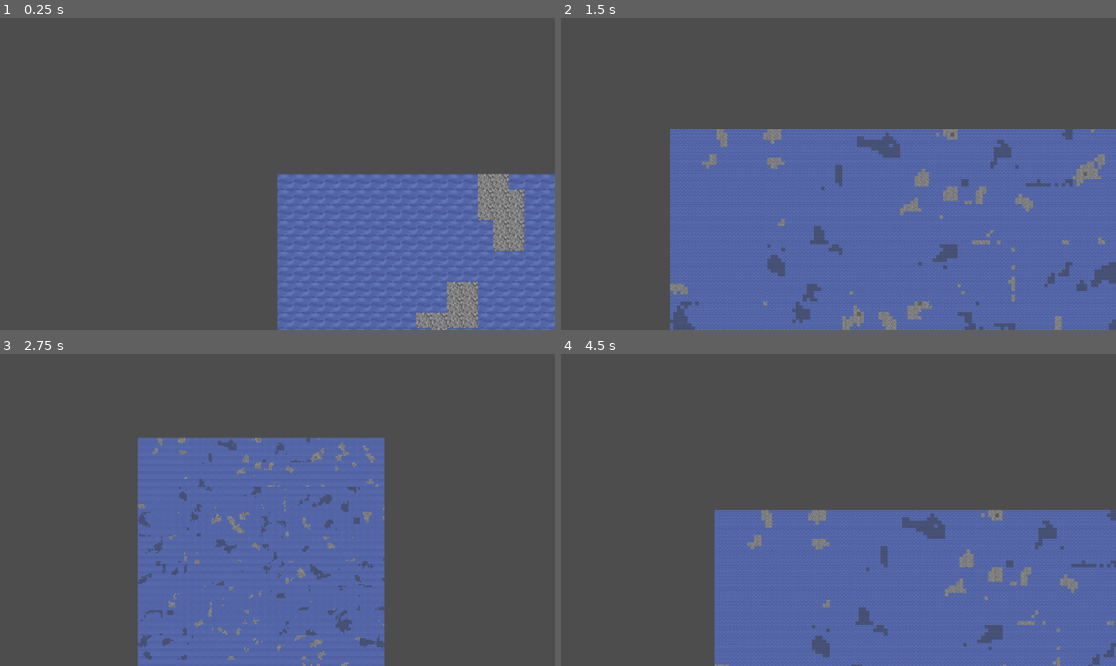
Above: before the commit, frames 1-4 (two rows, left to right).
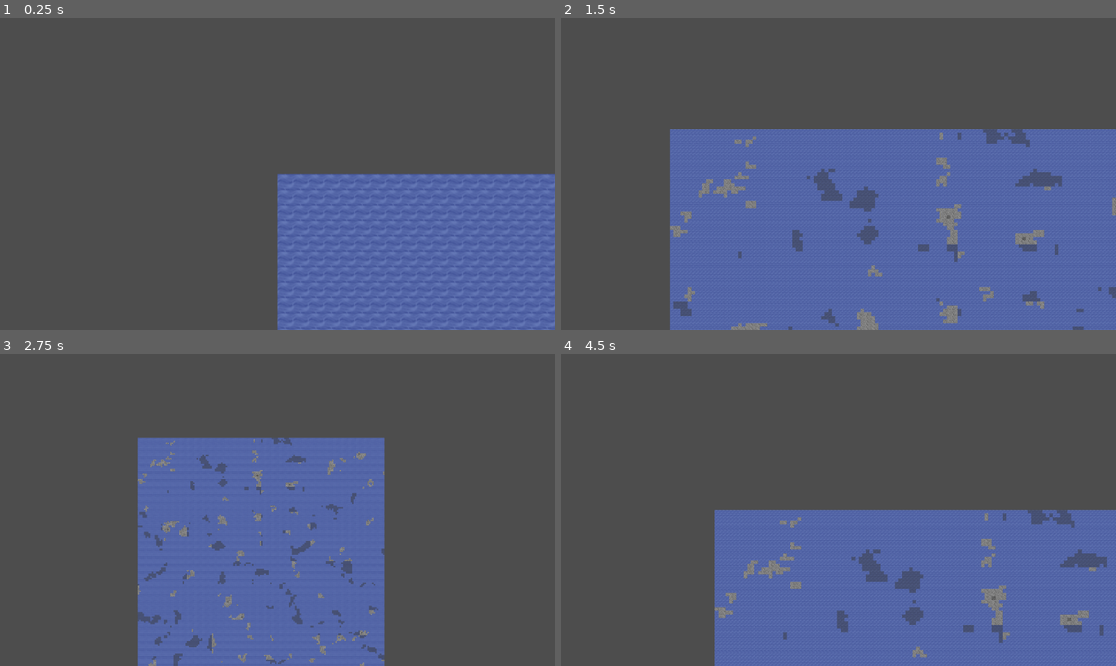
Above: after the commit, the same moments.

Repository: KN-Neuron/Neurogaming-wdrozenie-2026
Game: Godot game, scene res://World/Terrain/TerrainGenerator.tscn
The game is run twice, just before and just after one commit, with the same random seed, the same clock (stepped at 60 frames per second) and the same inputs. The project has no main scene, so this scene is started directly.
Inputs:
- Up to frame 1 (0.25 s): no input
- Up to frame 2 (1.5 s): tap Enter at 0.5 s; hold Right (ui_right) 0.53-1.28 s; hold E 0.53-1.28 s; hold Down (ui_down) from 1.28 s (still down); tap Q at 1.35 s
- Up to frame 3 (2.75 s): release Down (ui_down) at 2.03 s; hold Right (ui_right) from 2.03 s (still down); hold E from 2.03 s (still down)
- Up to frame 4 (4.5 s): release Right (ui_right) at 2.78 s; release E at 2.78 s; hold Up (ui_up) 2.78-3.53 s; tap Q at 2.85, 4.35 s; hold E 3.53-4.28 s; hold Left (ui_left) from 3.53 s (still down)

The runs differ from the first frame. In frame 1, 2.8% of the frame differs, in the area x 74-95%, y 49-100%; in frame 2, 8.0%, in the area x 19-100%, y 35-100%; in frame 3, 4.8%; in frame 4, 5.2%.

Commit message:
Refactor terrain generation logic to unify noise handling across island, rock, and sea chunks

Diff:
--- a/neuroship/World/Terrain/Chunks/chunk_simplex_island.gd
+++ b/neuroship/World/Terrain/Chunks/chunk_simplex_island.gd
@@ -2,12 +2,8 @@
 
 @export var terrain_tile_map_layer: TileMapLayer
 
-@export var map_width: int = 16
-@export var map_height: int = 16
-@export var noise_seed: int = randi()
-@export var noise_frequency: float = 0.05
-
-var _noise: FastNoiseLite
+@export var chunk_width: int = 16
+@export var chunk_height: int = 16
 
 const SAND_TILE := Vector2i(1, 0)
 const GRASS_TILE := Vector2i(6, 0)
@@ -16,24 +12,20 @@
 
 const SOURCE_ID := 0
 
-func _ready() -> void:
-	_noise = FastNoiseLite.new()
-	_noise.seed = noise_seed
-	_noise.noise_type = FastNoiseLite.TYPE_SIMPLEX
-	_noise.frequency = noise_frequency
-
-	generate_terrain()
-
-func generate_terrain() -> void:
+func generate_terrain_from_noise(global_noise: FastNoiseLite, chunk_grid_pos: Vector2i) -> void:
 	if not terrain_tile_map_layer:
 		printerr("No TileMapLayer assigned for island terrain. Cannot generate terrain.")
 		return
 
 	terrain_tile_map_layer.clear()
 
-	for x in range(map_width):
-		for y in range(map_height):
-			var noise_value: float = _noise.get_noise_2d(x, y) # [-1, 1]
+	for x in range(chunk_width):
+		for y in range(chunk_height):
+
+			var global_x = (chunk_grid_pos.x * chunk_width) + x
+			var global_y = (chunk_grid_pos.y * chunk_height) + y
+
+			var noise_value: float = global_noise.get_noise_2d(global_x, global_y) # [-1, 1]
 			var selected_tile: Vector2i
 
 			if noise_value < 0.0:
--- a/neuroship/World/Terrain/Chunks/chunk_simplex_rocks.gd
+++ b/neuroship/World/Terrain/Chunks/chunk_simplex_rocks.gd
@@ -4,10 +4,6 @@
 
 @export var map_width: int = 16
 @export var map_height: int = 16
-@export var noise_seed: int = randi()
-@export var noise_frequency: float = 0.05
-
-var _noise: FastNoiseLite
 
 const ROCK_TILE := Vector2i(7, 0)
 const HARD_ROCK_TILE := Vector2i(7, 1)
@@ -16,15 +12,7 @@
 
 const SOURCE_ID := 0
 
-func _ready() -> void:
-	_noise = FastNoiseLite.new()
-	_noise.seed = noise_seed
-	_noise.noise_type = FastNoiseLite.TYPE_SIMPLEX
-	_noise.frequency = noise_frequency
-
-	generate_terrain()
-
-func generate_terrain() -> void:
+func generate_terrain_from_noise(global_noise: FastNoiseLite, chunk_grid_pos: Vector2i) -> void:
 	if not terrain_tile_map_layer:
 		printerr("No TileMapLayer assigned for rock terrain. Cannot generate terrain.")
 		return
@@ -33,7 +21,11 @@
 
 	for x in range(map_width):
 		for y in range(map_height):
-			var noise_value: float = _noise.get_noise_2d(x, y) # [-1, 1]
+
+			var global_x = (chunk_grid_pos.x * map_width) + x
+			var global_y = (chunk_grid_pos.y * map_height) + y
+
+			var noise_value: float = global_noise.get_noise_2d(global_x, global_y) # [-1, 1]
 			var selected_tile: Vector2i
 
 			if noise_value < 0.5:
--- a/neuroship/World/Terrain/Chunks/chunk_simplex_sea.gd
+++ b/neuroship/World/Terrain/Chunks/chunk_simplex_sea.gd
@@ -4,25 +4,13 @@
 
 @export var map_width: int = 16
 @export var map_height: int = 16
-@export var noise_seed: int = randi()
-@export var noise_frequency: float = 0.05
-
-var _noise: FastNoiseLite
 
 const WATER_TILE := Vector2i(8, 0)
 const DEEP_WATER_TILE := Vector2i(8, 1)
 
 const SOURCE_ID := 0
 
-func _ready() -> void:
-	_noise = FastNoiseLite.new()
-	_noise.seed = noise_seed
-	_noise.noise_type = FastNoiseLite.TYPE_SIMPLEX
-	_noise.frequency = noise_frequency
-
-	generate_terrain()
-
-func generate_terrain() -> void:
+func generate_terrain_from_noise(global_noise: FastNoiseLite, chunk_grid_pos: Vector2i) -> void:
 	if not terrain_tile_map_layer:
 		printerr("No TileMapLayer assigned for sea terrain. Cannot generate terrain.")
 		return
@@ -31,7 +19,11 @@
 
 	for x in range(map_width):
 		for y in range(map_height):
-			var noise_value: float = _noise.get_noise_2d(x, y) # [-1, 1]
+
+			var global_x = (chunk_grid_pos.x * map_width) + x
+			var global_y = (chunk_grid_pos.y * map_height) + y
+
+			var noise_value: float = global_noise.get_noise_2d(global_x, global_y) # [-1, 1]
 			var selected_tile: Vector2i
 
 			if noise_value < 0.45:
@@ -39,5 +31,4 @@
 			else:
 				selected_tile = DEEP_WATER_TILE
 
-
 			terrain_tile_map_layer.set_cell(Vector2i(x, y), SOURCE_ID, selected_tile)
